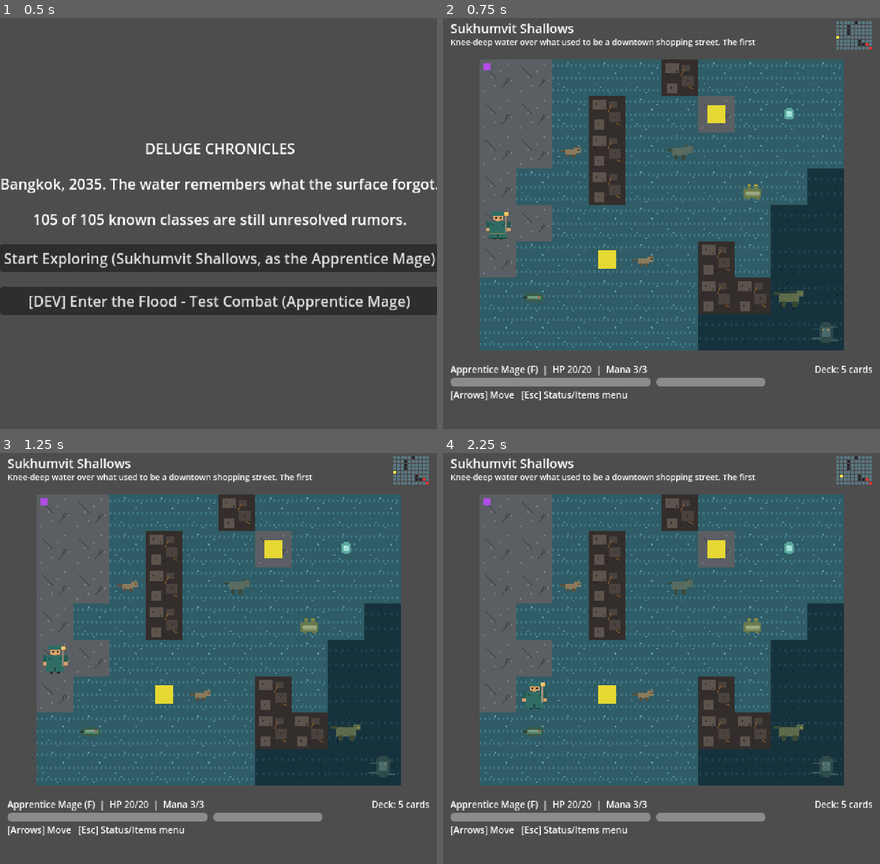
Above: before the commit, frames 1-4 (two rows, left to right).
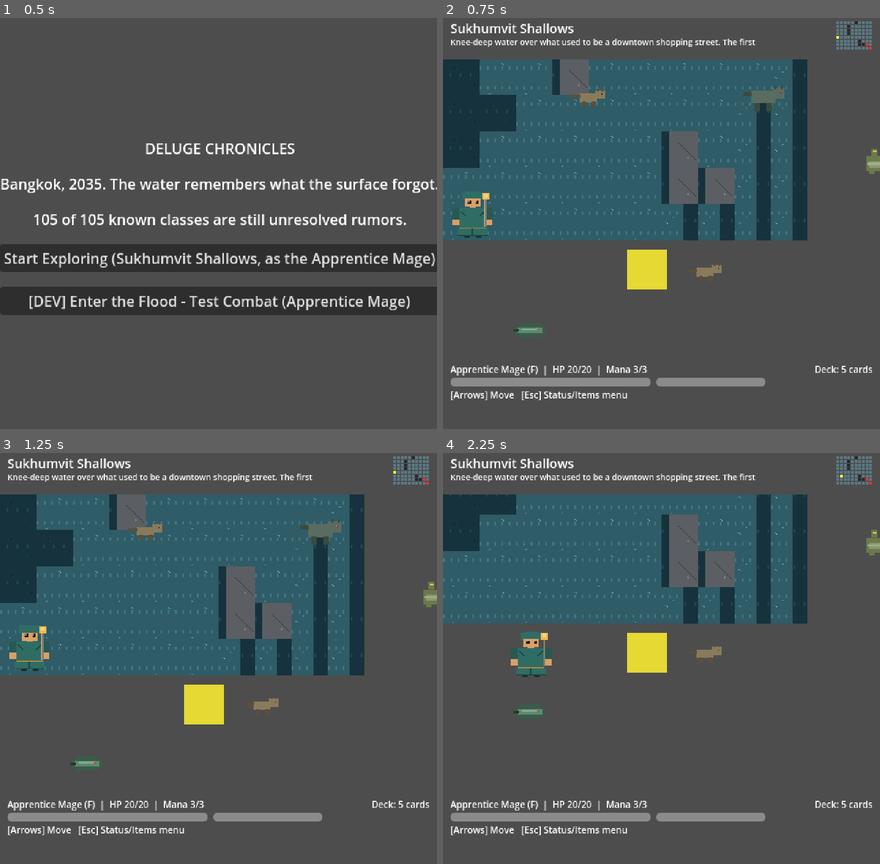
Above: after the commit, the same moments.

Repository: LupangSyS/PulseAI
Game: Godot game, scene res://scenes/main_menu.tscn
The game is run twice, just before and just after one commit, with the same random seed, the same clock (stepped at 60 frames per second) and the same inputs.
Inputs:
- Up to frame 1 (0.5 s): no input
- Up to frame 2 (0.75 s): click "Start Exploring (Sukhumvit Sh…" at 0.5 s
- Up to frame 3 (1.25 s): no input
- Up to frame 4 (2.25 s): hold Right (ui_right) 1.28-2.03 s; tap Enter at 2 s; hold Down (ui_down) from 2.03 s (still down)

Frame 1 is identical in both runs. In frame 2, 47% of the frame differs, in the area x 0-100%, y 10-81%; in frame 3, 47%; in frame 4, 49%.

Commit message:
Add overworld camera/scroll system, bump CELL_SIZE to match 64px art
Removes the "district must fit on one screen" constraint that's been
flagged since the tile system was first built, and finishes the
resolution upgrade properly: the overworld's on-screen tile/sprite
size was deliberately left at the old size specifically because of
this blocker.

- overworld.gd: grid_root (all tiles/sprites, now in pure grid-local
  pixel coordinates - _cell_to_pixel no longer adds a screen offset)
  moved inside a new map_viewport Control (clip_contents = true, sized
  to the play area between the HUD bands). A new _update_camera()
  recenters on the player every move, clamped so it never scrolls past
  the map's edges, or exactly centers the map if it's smaller than the
  viewport - the old "always fits, always centered" behavior is just
  the small-map case of the same clamp now, not a separate code path.
- CELL_SIZE: 40 -> 64, matching the sprite/tile art's native
  resolution. PLAYER_SPRITE_SCALE/MONSTER_SPRITE_SCALE went back up
  near 1.0 (0.55/0.53 -> 0.9/0.85) now that on-screen size isn't
  constrained by needing the whole map visible at once.
- tools/gen_tiles.py: TILE_SIZE 40 -> 64 to match; tile patterns
  (ripples, cracks, rubble/rebar) redrawn proportionally for the
  larger canvas, same design principles as before.
- Sukhumvit Shallows (10x8 cells) is now itself 640x512px - bigger
  than the visible play window - so it's a genuine pan test, not just
  the small-map path, without needing a second district to prove it.

Validated headlessly: camera clamping at all four map corners plus a
synthetic small-map centering case, the flat-grid fallback path
combined with the camera, every HUD element's bounds (unaffected by
the camera since they're siblings of map_viewport, not children of
it), and the full 105-class + overworld<->combat e2e regression.

Co-Authored-By: Claude Sonnet 5 <noreply@anthropic.com>
Claude-Session: https://claude.ai/code/session_01P5dwagSojk6u8oWg1L4kN1

Diff:
--- a/scripts/overworld/overworld.gd
+++ b/scripts/overworld/overworld.gd
@@ -13,10 +13,15 @@
 ## blocked_cells regardless of which rendering path is active or what a
 ## cell's terrain character says - terrain is purely cosmetic.
 ##
-## Known limitation: there's no camera/scroll system yet, so a district
-## much bigger than the viewport (480x460 minus the HUD bands) will run
-## off the edges. Sukhumvit Shallows (10x8) fits; this needs solving
-## before bigger districts get tile art. Flagged in GDD.md's roadmap.
+## Camera/scroll: `grid_root` (all tiles/sprites, in pure grid-local
+## pixel coordinates - _cell_to_pixel no longer adds any screen offset)
+## lives inside `map_viewport`, a Control with clip_contents = true sized
+## to the play area between the HUD bands. `_update_camera` recomputes
+## `camera_offset` (player-centered, clamped to the map's edges, or
+## exactly centering the map if it's smaller than the viewport - the
+## small-map case renders identically to before) and applies it as
+## grid_root.position each time the player moves, so a district bigger
+## than one screen now pans instead of running off the edges.
 ##
 ## All state that needs to survive the Overworld <-> Combat scene
 ## transition (change_scene_to_file destroys this scene entirely) lives on
@@ -30,15 +35,15 @@
 ## can be driven directly from a test script exactly like combat.gd's
 ## _on_card_pressed, without needing to simulate real input events.
 
-const CELL_SIZE := 40
+const CELL_SIZE := 64 # matches the 64x64 sprite/tile native resolution - see gen_sprites.py/gen_tiles.py
 const TOP_HUD_HEIGHT := 46
 const BOTTOM_HUD_HEIGHT := 80
 const VIEWPORT_WIDTH := 480
 const VIEWPORT_HEIGHT := 460
 const DEFAULT_DISTRICT_ID := "sukhumvit_shallows"
 const DEFAULT_CLASS_ID := "mage_f"
-const PLAYER_SPRITE_SCALE := 0.55 # native sprites are 64px; ~35px on-screen in a 40px cell
-const MONSTER_SPRITE_SCALE := 0.53
+const PLAYER_SPRITE_SCALE := 0.9 # native sprites are 64px; ~58px on-screen in a 64px cell
+const MONSTER_SPRITE_SCALE := 0.85
 
 ## Purely cosmetic terrain legend -> TileLoader tile name. Any character
 ## not in this map (or a district with no `terrain` at all) falls back to
@@ -54,7 +59,8 @@
 var district_id: String
 var district: DistrictData
 var player_cell: Vector2i
-var grid_offset: Vector2
+var camera_offset: Vector2
+var map_viewport: Control
 
 var active_monster_spawns: Dictionary = {} # spawn_key -> {monster_id, cell, respawn_seconds, is_unique}
 var active_items: Dictionary = {} # spawn_key -> {item_id, cell}
@@ -85,10 +91,6 @@
 	RunState.pending_district_id = district_id
 	district = GameData.get_district(district_id)
 	player_cell = Vector2i(district.entrance_cell[0], district.entrance_cell[1])
-	grid_offset = Vector2(
-		(VIEWPORT_WIDTH - district.grid_width * CELL_SIZE) / 2.0,
-		TOP_HUD_HEIGHT,
-	)
 
 	_build_ui()
 
@@ -107,8 +109,14 @@
 func _build_ui() -> void:
 	set_anchors_and_offsets_preset(Control.PRESET_FULL_RECT)
 
+	map_viewport = Control.new()
+	map_viewport.position = Vector2(0, TOP_HUD_HEIGHT)
+	map_viewport.size = Vector2(VIEWPORT_WIDTH, VIEWPORT_HEIGHT - TOP_HUD_HEIGHT - BOTTOM_HUD_HEIGHT)
+	map_viewport.clip_contents = true
+	add_child(map_viewport)
+
 	grid_root = Node2D.new()
-	add_child(grid_root)
+	map_viewport.add_child(grid_root)
 
 	# --- Top band: district name/description banner (left) + minimap (right).
 	name_label = Label.new()
@@ -197,7 +205,6 @@
 
 func _build_tile_grid() -> void:
 	var tile_map := TileMap.new()
-	tile_map.position = grid_offset
 	tile_map.texture_filter = CanvasItem.TEXTURE_FILTER_NEAREST
 	tile_map.tile_set = TileLoader.build_tileset()
 	for y in district.grid_height:
@@ -213,7 +220,7 @@
 			var cell := Vector2i(x, y)
 			var rect := ColorRect.new()
 			rect.size = Vector2(CELL_SIZE - 1, CELL_SIZE - 1)
-			rect.position = grid_offset + Vector2(x * CELL_SIZE, y * CELL_SIZE)
+			rect.position = Vector2(x * CELL_SIZE, y * CELL_SIZE)
 			rect.color = Color(0.15, 0.2, 0.3) if _is_blocked(cell) else Color(0.2, 0.35, 0.45)
 			grid_root.add_child(rect)
 
@@ -222,8 +229,10 @@
 		return "%d_%d" % [cell.x, cell.y]
 	return "%d_%d" % [cell[0], cell[1]]
 
+## Pure grid-local pixel coordinates - no screen offset. The camera
+## (grid_root.position, see _update_camera) supplies the screen offset.
 func _cell_to_pixel(cell: Vector2i) -> Vector2:
-	return grid_offset + Vector2(cell.x * CELL_SIZE, cell.y * CELL_SIZE)
+	return Vector2(cell.x * CELL_SIZE, cell.y * CELL_SIZE)
 
 func _is_blocked(cell: Vector2i) -> bool:
 	for b in district.blocked_cells:
@@ -339,6 +348,30 @@
 		_position_visual_at_cell(player_visual, player_cell)
 	if minimap != null:
 		minimap.update_player(player_cell)
+	_update_camera()
+
+## Centers the camera on the player, clamped so it never scrolls past the
+## map's edges; if the map is smaller than the viewport in a dimension,
+## centers the whole map in that dimension instead (matches the old
+## always-fits-on-screen behavior for small districts like Sukhumvit
+## Shallows exactly, since it never actually needs to pan).
+func _update_camera() -> void:
+	var map_w: float = district.grid_width * CELL_SIZE
+	var map_h: float = district.grid_height * CELL_SIZE
+	var view_w: float = map_viewport.size.x
+	var view_h: float = map_viewport.size.y
+	var player_center: Vector2 = (Vector2(player_cell) + Vector2(0.5, 0.5)) * CELL_SIZE
+
+	var target := player_center - Vector2(view_w, view_h) / 2.0
+	target.x = clamp(target.x, 0.0, max(0.0, map_w - view_w))
+	target.y = clamp(target.y, 0.0, max(0.0, map_h - view_h))
+	if map_w < view_w:
+		target.x = (map_w - view_w) / 2.0
+	if map_h < view_h:
+		target.y = (map_h - view_h) / 2.0
+
+	camera_offset = target
+	grid_root.position = -camera_offset
 
 func _unhandled_input(event: InputEvent) -> void:
 	if event.is_action_pressed("ui_cancel"):
Binary file changed: assets/tiles/flood_tileset.png
Not shown, changed: GDD.md
Not shown, changed: README.md
Not shown, changed: tools/gen_tiles.py
